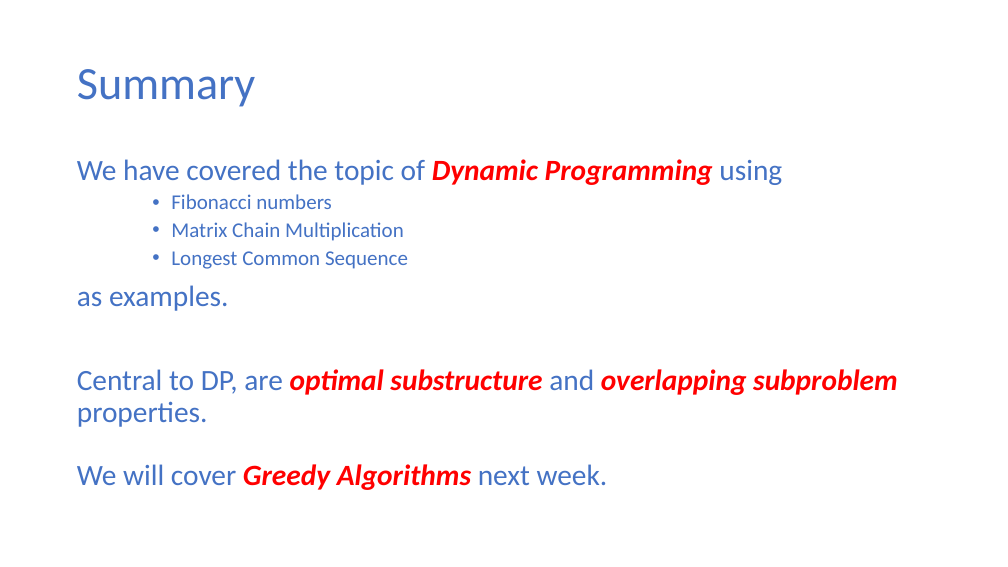
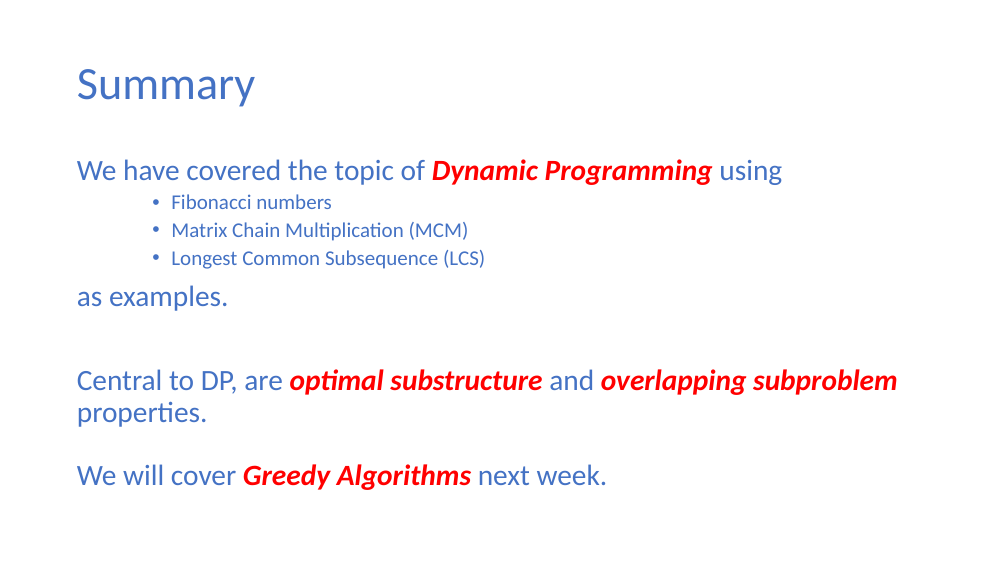
Before and after one commit to ekkapotc/EA, a slide deck: slide 43 of Lectures/Lecture 7.pptx. Drawn at 1008x567 pixels with LibreOffice and Linux fonts; fonts in the diff are those of the drawing. Boxes give left, top, right and bottom in pixels: in the first picture for what was removed or moved away, otherwise in the second. Text is boxed around its words. In the diff, an @@ line names an element or a change of style, - is before the commit and + after.

```diff
--- a/Lectures/Lecture 7.pptx
+++ b/Lectures/Lecture 7.pptx
@@ text at <box>171,222,485,269</box>: text changed @@
-    • Matrix Chain Multiplication
-    • Longest Common Sequence
+    • Matrix Chain Multiplication (MCM)
+    • Longest Common Subsequence (LCS)
```
Also in this commit, not shown: 1 other file.
